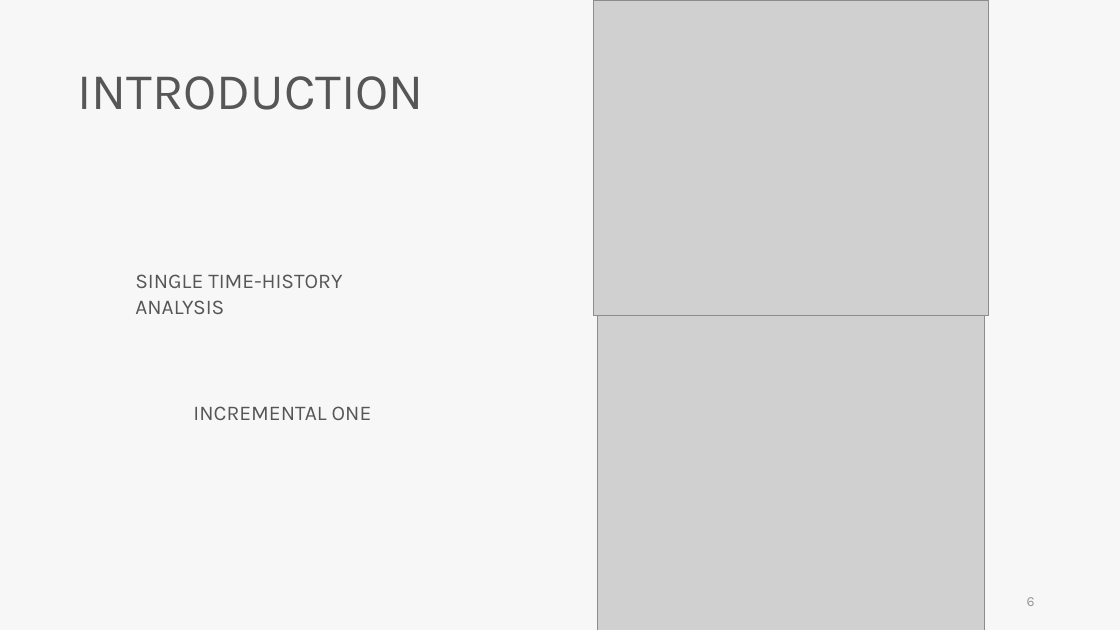
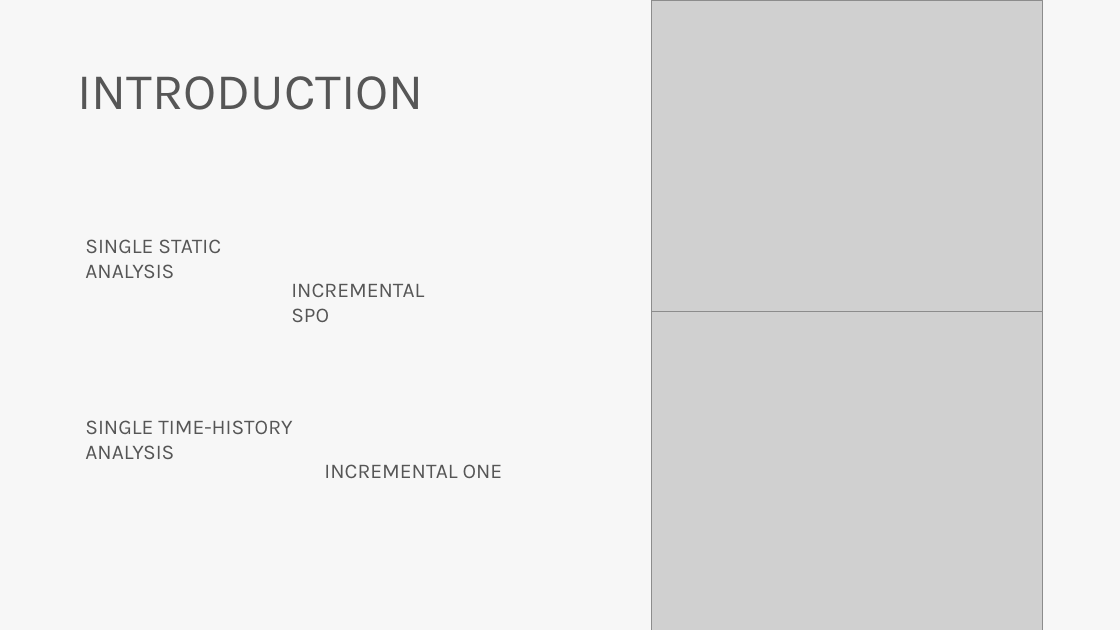
Before and after one commit to skyran1278/VbaProject, a slide deck: slide 3 of 20180126_SmartSplice/20180901_Meeting/KeyNote by Skyran 16_9.pptx (slide 6 before the commit). Drawn at 1120x630 pixels with LibreOffice and Linux fonts; fonts in the diff are those of the drawing; grey boxes stand for pictures. Boxes give left, top, right and bottom in pixels: in the first picture for what was removed or moved away, otherwise in the second. Text is boxed around its words. In the diff, an @@ line names an element or a change of style, - is before the commit and + after.

```diff
--- a/20180126_SmartSplice/20180901_Meeting/KeyNote by Skyran 16_9.pptx
+++ b/20180126_SmartSplice/20180901_Meeting/KeyNote by Skyran 16_9.pptx
@@ picture: place and size @@
-picture at [593,0,989,315]
+picture at [651,0,1043,312]
@@ text added at [85,239,221,278], 18 pt, text #565656 @@
+SINGLE STATIC ANALYSIS
@@ text added at [291,283,424,322], 18 pt, text #565656 @@
+INCREMENTAL SPO
@@ picture: place and size @@
-picture at [597,315,985,630]
+picture at [651,312,1043,630]
@@ text "SINGLE TIME-HISTORY ANALYSIS": place and size @@
-text "SINGLE TIME-HISTORY ANALYSIS" at [135,274,342,314]
+text "SINGLE TIME-HISTORY ANALYSIS" at [85,420,292,459]
@@ text "INCREMENTAL ONE": place and size @@
-text "INCREMENTAL ONE" at [193,406,372,420]
+text "INCREMENTAL ONE" at [324,464,503,478]
@@ page number removed at [1027,597,1035,606] @@
-6
```
Also in this commit, not shown: 3 other slides changed, 11 slides added, 1 slide removed, 2 other files.
